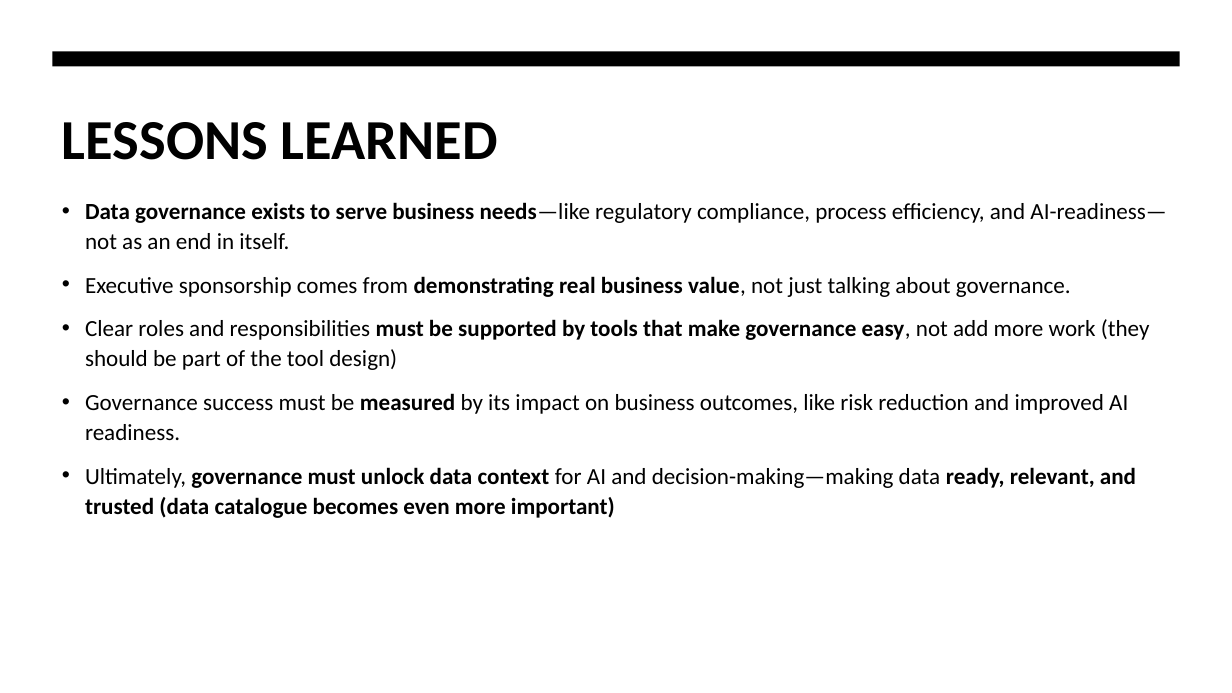
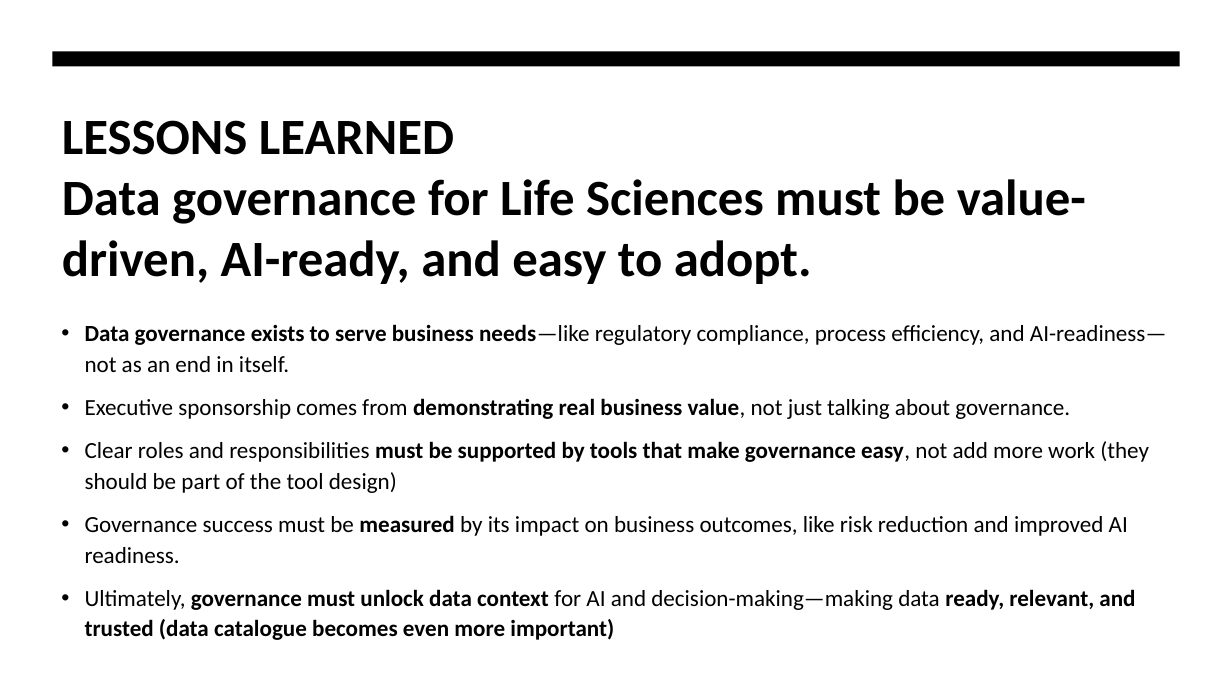
Before and after one commit to dianeguaiguai/tobacco-data-governance-demo, a slide deck: slide 8 of Life Sciences Data Governance Strategy.pptx. Drawn at 1232x693 pixels with LibreOffice and Linux fonts; fonts in the diff are those of the drawing. Boxes give left, top, right and bottom in pixels: in the first picture for what was removed or moved away, otherwise in the second. Text is boxed around its words. In the diff, an @@ line names an element or a change of style, - is before the commit and + after.

```diff
--- a/Life Sciences Data Governance Strategy.pptx
+++ b/Life Sciences Data Governance Strategy.pptx
@@ title at bbox=[62, 120, 1086, 284]: text changed; size 44 to 39.6 pt @@
-LESSONS LEARNED
+LESSONS LEARNED
+Data governance for Life Sciences must be value-driven, AI-ready, and easy to adopt.
@@ text "Data governance exists to serve ...": place and size @@
-text "Data governance exists to serve ..." at bbox=[85, 202, 1166, 518]
+text "Data governance exists to serve ..." at bbox=[85, 324, 1166, 640]
```
Also in this commit, not shown: 4 other slides changed, 1 other file.
